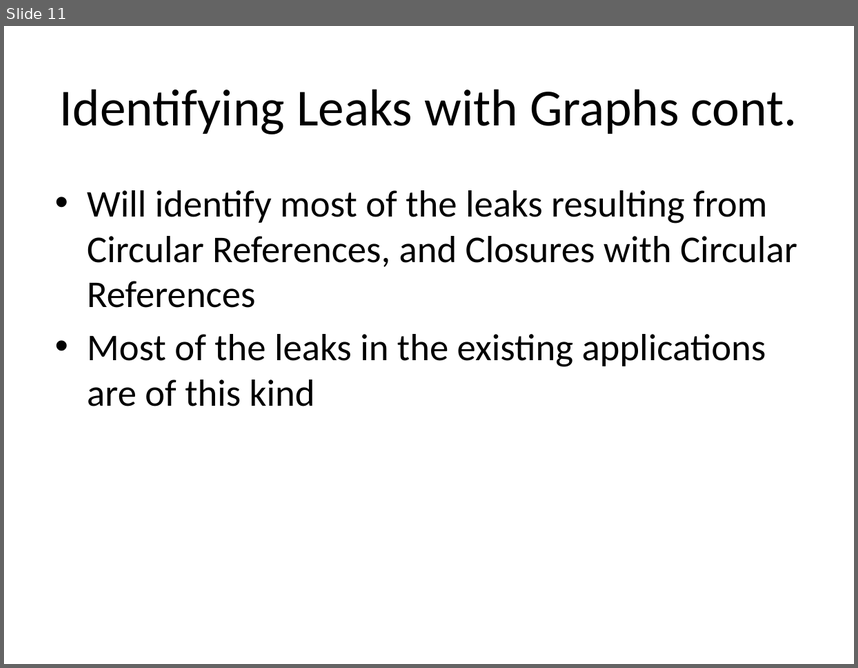
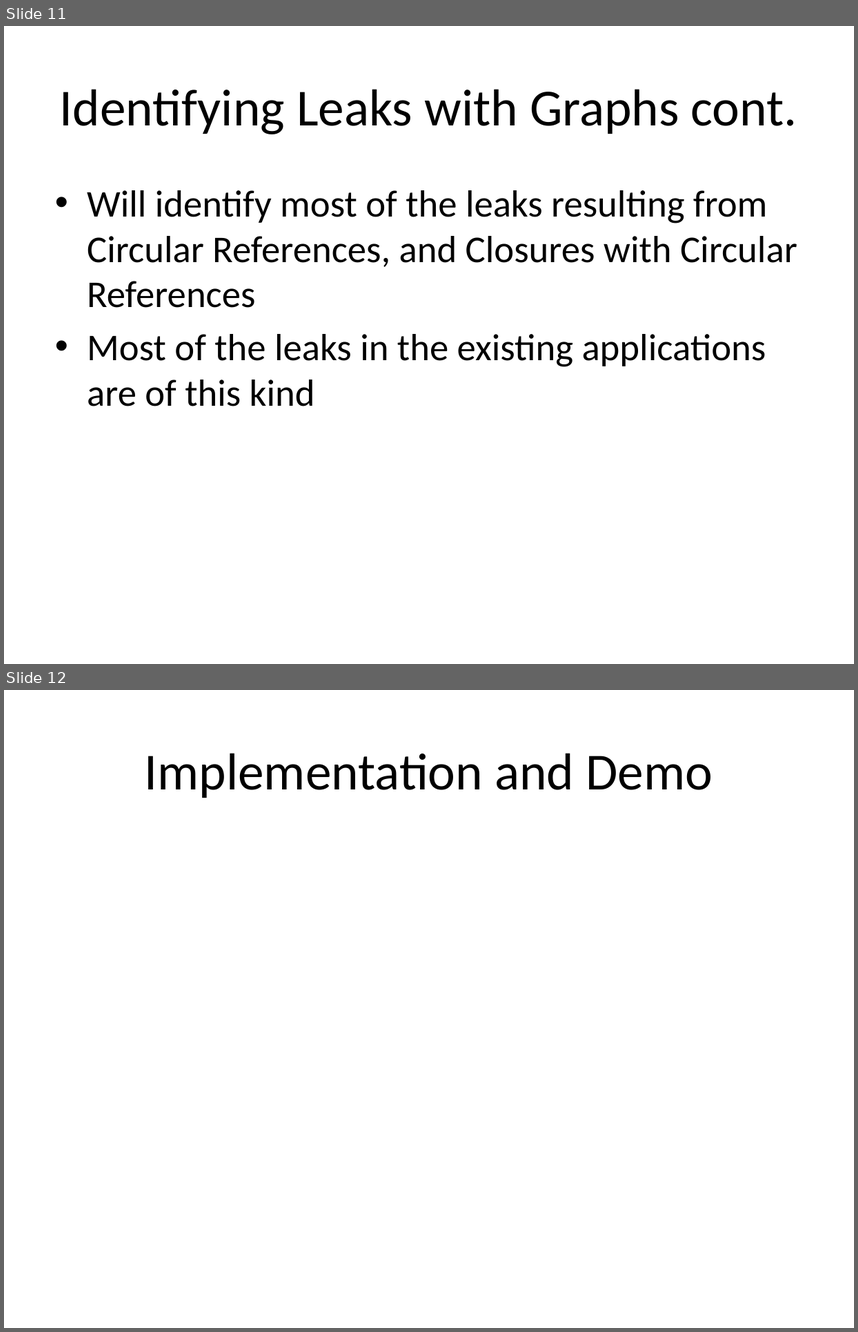
Before and after one commit to pbl2108/E6121_FinalProject, a slide deck: javascriptSlideshow.pptx. Shown one above the other, each under a label of ours: slide 11 before the commit, slides 11 and 12 after it. The pictures are 858x668 and 858x1332 pixels, drawn with LibreOffice and Linux fonts; fonts in the diff are those of the drawing. Boxes give left, top, right and bottom in pixels: in the first picture for what was removed or moved away, otherwise in the second. Text is boxed around its words. In the diff, an @@ line names an element or a change of style, - is before the commit and + after.

```diff
--- a/javascriptSlideshow.pptx
+++ b/javascriptSlideshow.pptx
@@ slide 12 added at [4, 690, 854, 1328], background #FFFFFF @@
@@ title added at [145, 753, 712, 798], 44 pt, text #000000 @@
+Implementation and Demo
```
Also in this commit, not shown: 1 other slide added.
